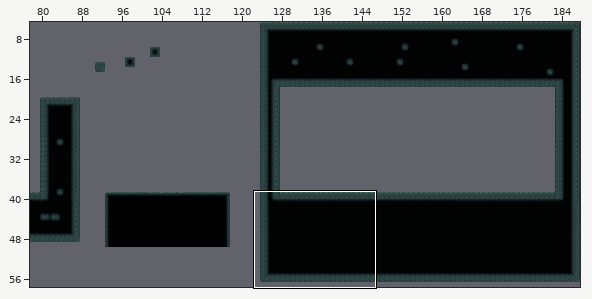
Tiled map, stored at Assets/Levels/Cave/Cave.tmx. The first picture is a wide view before the edit; the outline marks the close-up.
Close-up. Before the commit:
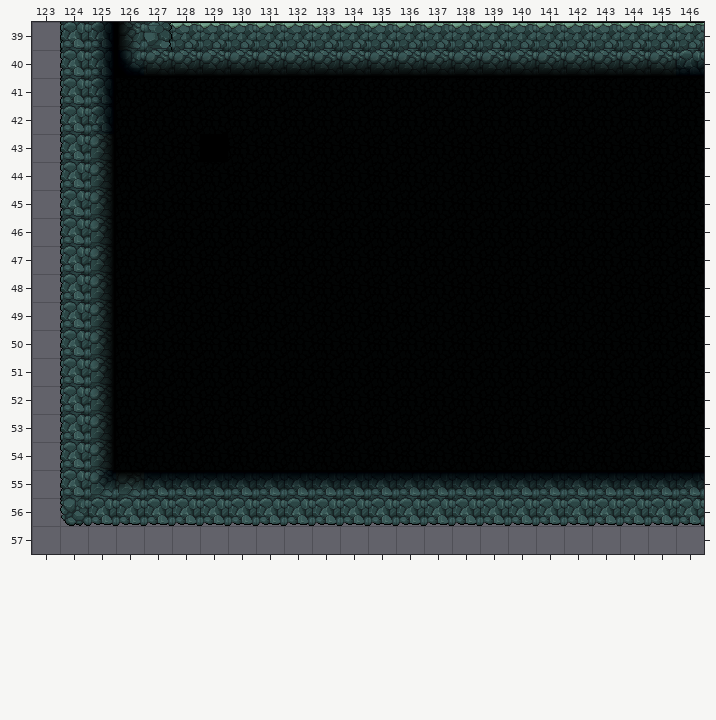
Cells are 32x32 px. Shown: x 123..146, y 39..57. The commit also changed other parts of the map, which this record leaves out.
And afterwards:
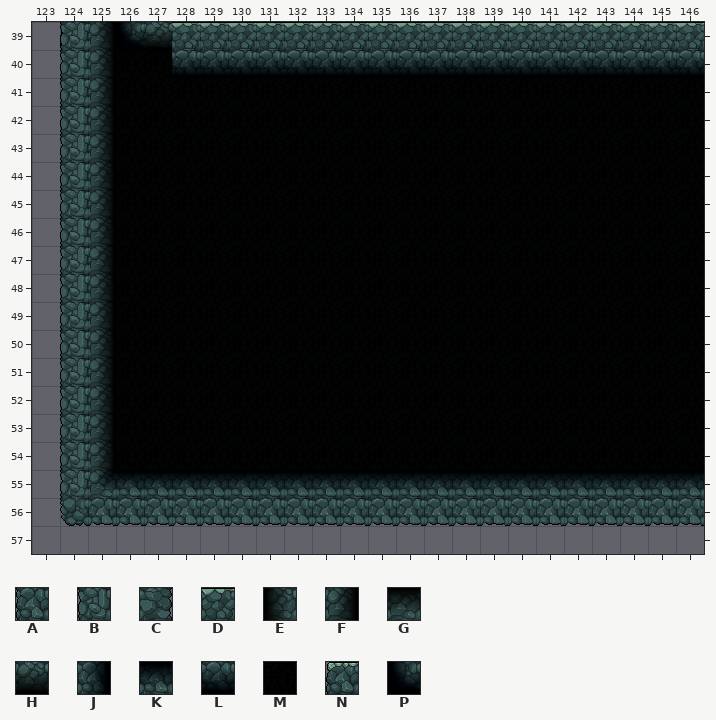
Key: from "Cave": A 40, B 44, C 46, D 134, E 136, F 138, G 140, H 142, J 202, K 204, L 206, M 326, N 385, P 489.
_ is an empty cell, . an unchanged one.
The exact change:
--- layer "Camada de Blocos 1"
@@ x 124..145 @@
-39 D.....................
-40 A...HHHHHHHHHHHHHHHHHH
-41 A.....................
-42 A.....................
-43 A.....................
-44 A.....................
-45 A.....................
-46 A.....................
-47 A.....................
-48 A.....................
-49 A.....................
-50 A.....................
-51 A.....................
-52 A.....................
-53 A.....................
-54 A.....................
-55 A.G...................
+39 N.....................
+40 B...LLLLLLLLLLLLLLLLLL
+41 B.....................
+42 B.....................
+43 B.....................
+44 B.....................
+45 B.....................
+46 B.....................
+47 B.....................
+48 B.....................
+49 B.....................
+50 B.....................
+51 B.....................
+52 B.....................
+53 B.....................
+54 B.....................
+55 B.K...................
--- layer "DynamicGrounds"
@@ x 124..127 @@
-39 AJEC
-40 AJPH
-41 AJ..
-42 AJ..
-43 A...
-44 A...
+39 BFPH
+40 BFMM
+41 BF..
+42 BF..
+43 B...
+44 B...
Pixel boxes of the changes (left, top, right, bottom) in both close-ups:
changed: (60, 22, 676, 498)
